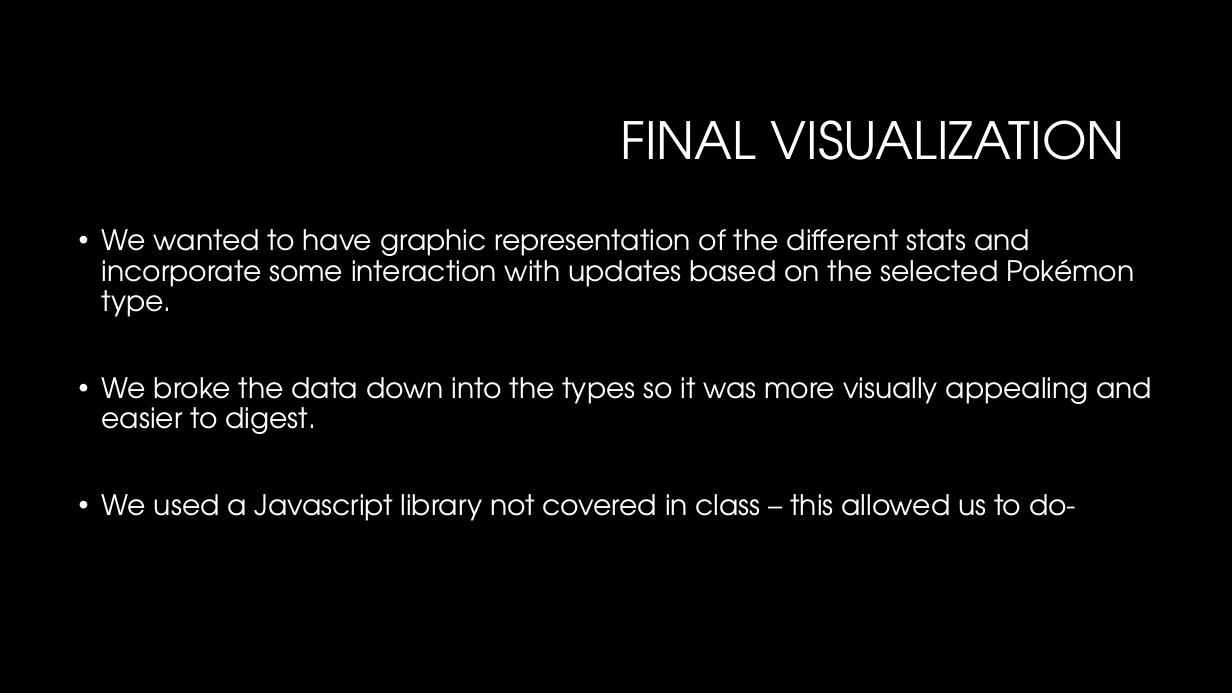
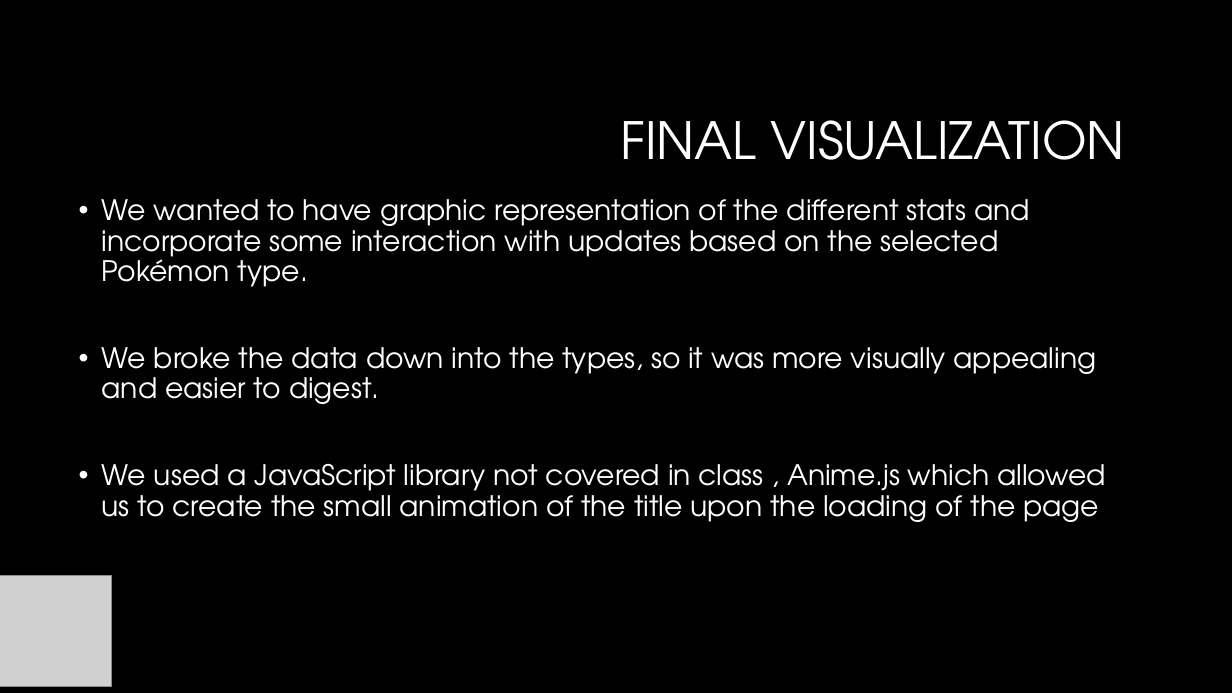
Before and after one commit to Dbuescher8/Pokemon-Project2, a slide deck: slide 5 of Presentation 2.pptx. Drawn at 1232x693 pixels with LibreOffice and Linux fonts; fonts in the diff are those of the drawing; grey boxes stand for pictures; background and template pictures are left out. Boxes give left, top, right and bottom in pixels: in the first picture for what was removed or moved away, otherwise in the second. Text is boxed around its words. In the diff, an @@ line names an element or a change of style, - is before the commit and + after.

Commit message:
made changes

```diff
--- a/Presentation 2.pptx
+++ b/Presentation 2.pptx
@@ text "We wanted to have graphic ..." moved from (x1=102, y1=229, x2=1152, y2=521) to (x1=102, y1=199, x2=1106, y2=522) @@
@@ text at (x1=102, y1=347, x2=1106, y2=522): text changed @@
-• We broke the data down into the types so it was more visually appealing and easier to digest.
-• We used a Javascript library not covered in class – this allowed us to do-
+• We broke the data down into the types, so it was more visually appealing and easier to digest.
+• We used a JavaScript library not covered in class , Anime.js which allowed us to create the small animation of the title upon the loading of the page
@@ picture added at (x1=0, y1=576, x2=112, y2=688) @@
```
Also in this commit, not shown: 4 other slides changed.
